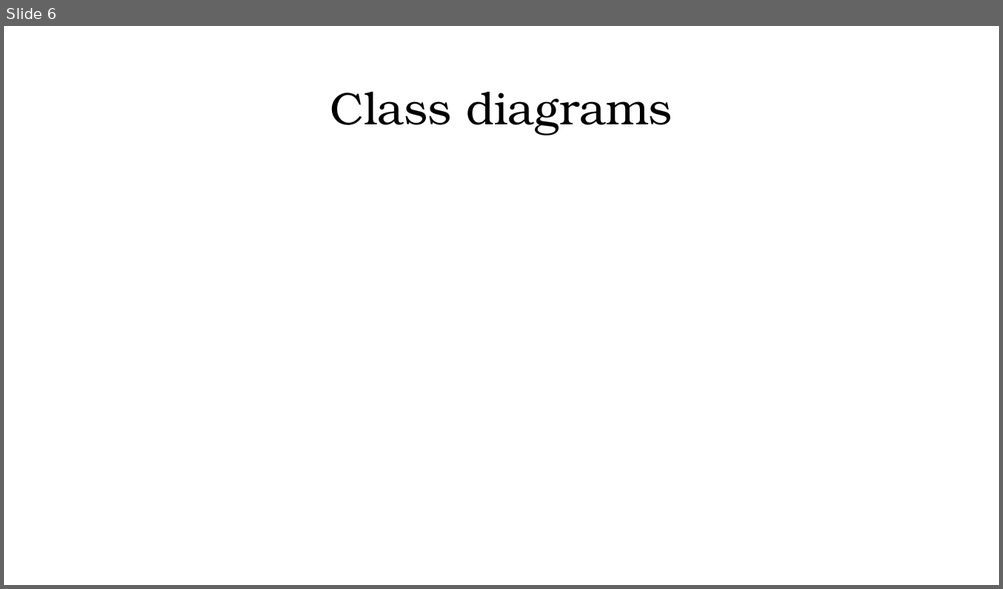
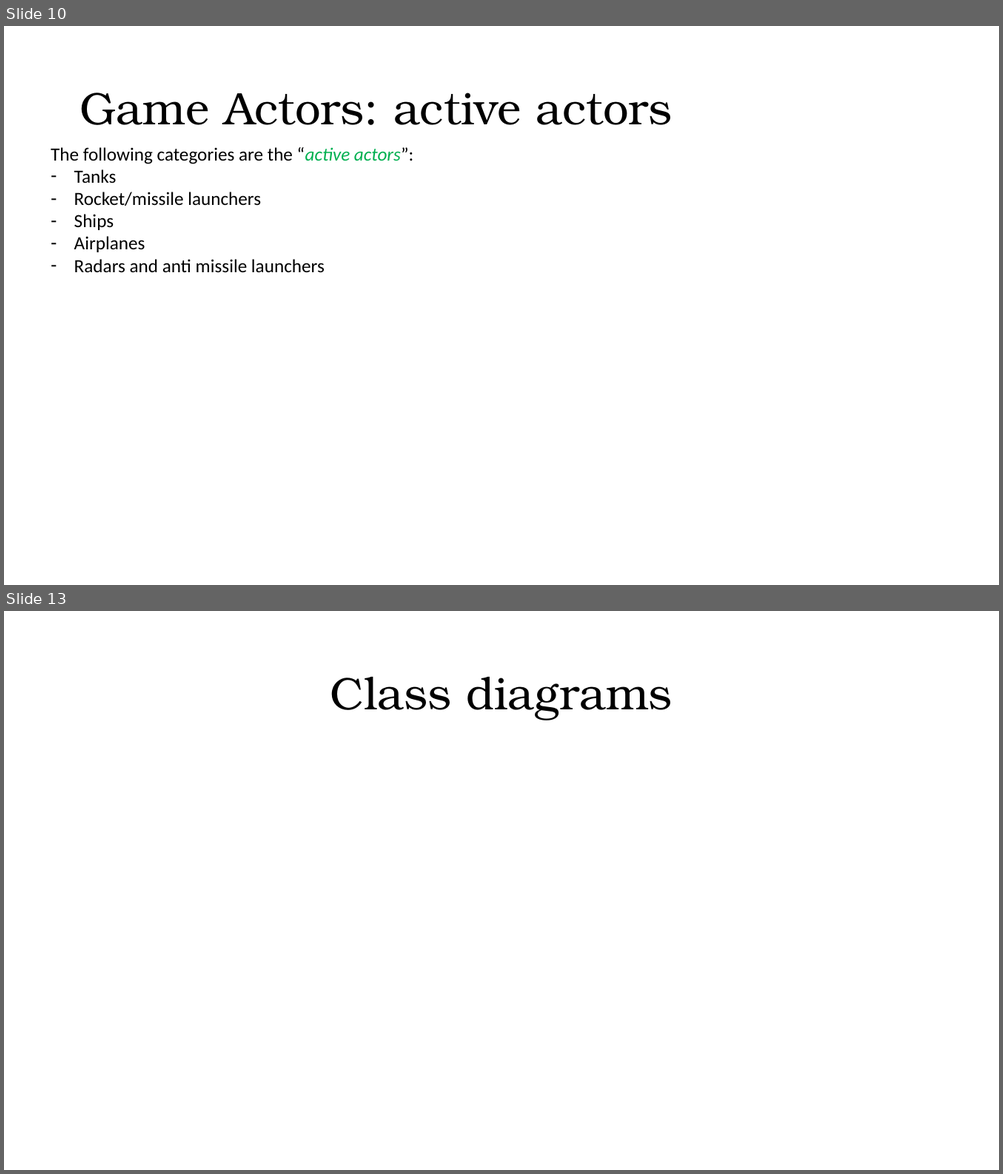
Before and after one commit to george2209/PlanesAndShips, a slide deck: PlanesAndShips/docs/ProjectDocumentation.pptx. Shown one above the other, each under a label of ours: slide 6 before the commit, slides 10 and 13 after it; the slides between them are not shown. The pictures are 1003x589 and 1003x1174 pixels, drawn with LibreOffice and Linux fonts; fonts in the diff are those of the drawing; background and template pictures are left out. Boxes give left, top, right and bottom in pixels: in the first picture for what was removed or moved away, otherwise in the second. Text is boxed around its words. In the diff, an @@ line names an element or a change of style, - is before the commit and + after.

```diff
--- a/PlanesAndShips/docs/ProjectDocumentation.pptx
+++ b/PlanesAndShips/docs/ProjectDocumentation.pptx
@@ slide 10 added at box(4, 26, 999, 585), background #FFFFFF @@
@@ title added at box(79, 93, 671, 125), 44 pt, text #000000 @@
+Game Actors: active actors
@@ text added at box(51, 147, 413, 273), 18 pt, text #000000 @@
+The following categories are the “active actors”:
+– Tanks
+– Rocket/missile launchers
+– Ships
+– Airplanes
+– Radars and anti missile launchers
@@ what was slide 6 is now slide 13 @@
```
Also in this commit, not shown: 2 slides changed, 7 other slides added, 5 other files.
